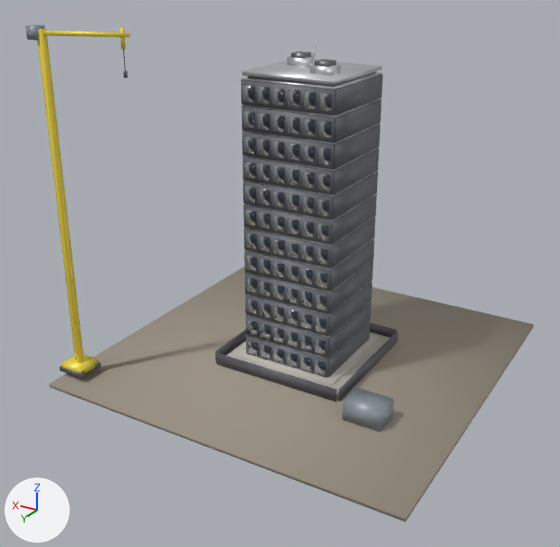
Before and after pictures for a commit that changed the Blender file projects/skyscraper/skyscraper.blend.
Camera for both pictures: a 50 mm camera at (-22.1, 40.7, 25.6) aimed at (0.8, 2.4, 6.5). Every picture has the same lights, and +X, +Y and +Z are marked at lower left. The older version comes first. Both versions are drawn at frame 3549 of the action 'ST_CraneBoomPivotAction'; the numbers are the values there.

Objects in the first picture: 'ST_CWPanel_10_N', 'ST_CWPanel_11_N', 'ST_CWPanel_12_N', 'ST_CWPanel_12_W', 'ST_CWPanel_9_W', 'ST_CraneCab', 'ST_CraneTower', 'ST_DirtGround', 'ST_Fence_1', 'ST_Foundation', 'ST_N_Windows_F12', 'ST_Parapet', 'ST_TempOffice' and 56 more.
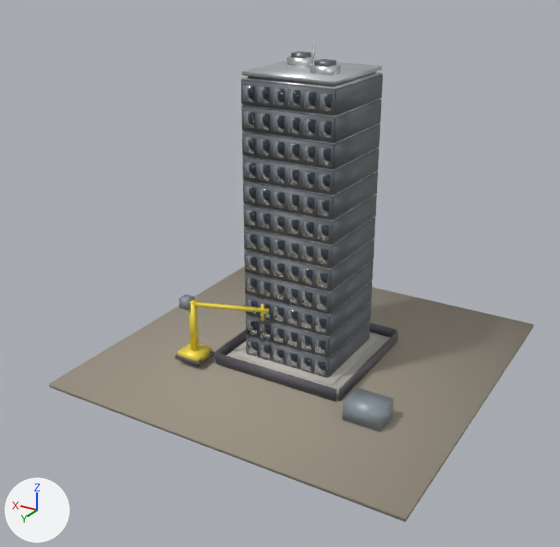
ob_st_crane is not drawn itself; it is the parent of ob_st_cranebase, ob_st_cranetrackl, ob_st_cranetrackr, ob_st_cranetower, ob_st_cranecab, ob_st_craneboompivot.
ob_st_craneboompivot is not drawn itself; it is the parent of ob_st_craneboom, ob_st_craneboom2, ob_st_cranecable, ob_st_cranehook, ob_st_cranepayload.

The change, as JSON lines over the scene's bpy script:
```json
{"op": "set", "path": "ob_st_crane.location", "old": "(11.2, 10.0, 0.32)", "new": "(5.8, 5.0, 0.32)"}
{"op": "set", "path": "ob_st_cranetower.location", "old": "(0.0, 0.0, 10.76)", "new": "(0.0, 0.0, 2.35)"}
{"op": "set", "path": "ob_st_cranetower.scale", "old": "(1.0, 1.0, 3.76)", "new": "(1.0, 1.0, 0.648)"}
{"op": "set", "path": "ob_st_cranecab.location", "old": "(0.45, 0.0, 20.72)", "new": "(0.45, 0.0, 3.9)"}
{"op": "set", "path": "ob_st_craneboompivot.location", "old": "(0.0, 0.0, 20.72)", "new": "(0.0, 0.0, 3.9)"}
```

Where the change shows, as pixel boxes [x1, y1, x2, y2] in the pictures (560 x 547 px):
```json
{"object": "ST_CraneTower", "change": "moved, rescaled", "before": [37, 29, 84, 363], "after": [189, 300, 199, 351], "on screen": "77% narrower, 84% shorter"}
{"object": "ST_CraneBase", "change": "moved", "before": [61, 354, 98, 374], "after": [178, 343, 212, 362]}
{"object": "ST_CraneBoom", "change": "moved", "before": [43, 31, 130, 37], "after": [194, 302, 269, 313]}
{"object": "ST_CraneCab", "change": "moved", "before": [25, 25, 45, 40], "after": [179, 294, 194, 310]}
{"object": "ST_CraneTrackL", "change": "moved", "before": [59, 366, 86, 379], "after": [175, 354, 202, 366]}
{"object": "ST_CraneTrackR", "change": "moved", "before": [95, 362, 101, 369], "after": [209, 351, 215, 357]}
{"object": "ST_CraneHook", "change": "moved", "before": [123, 71, 128, 78], "after": [261, 336, 264, 342]}
```
